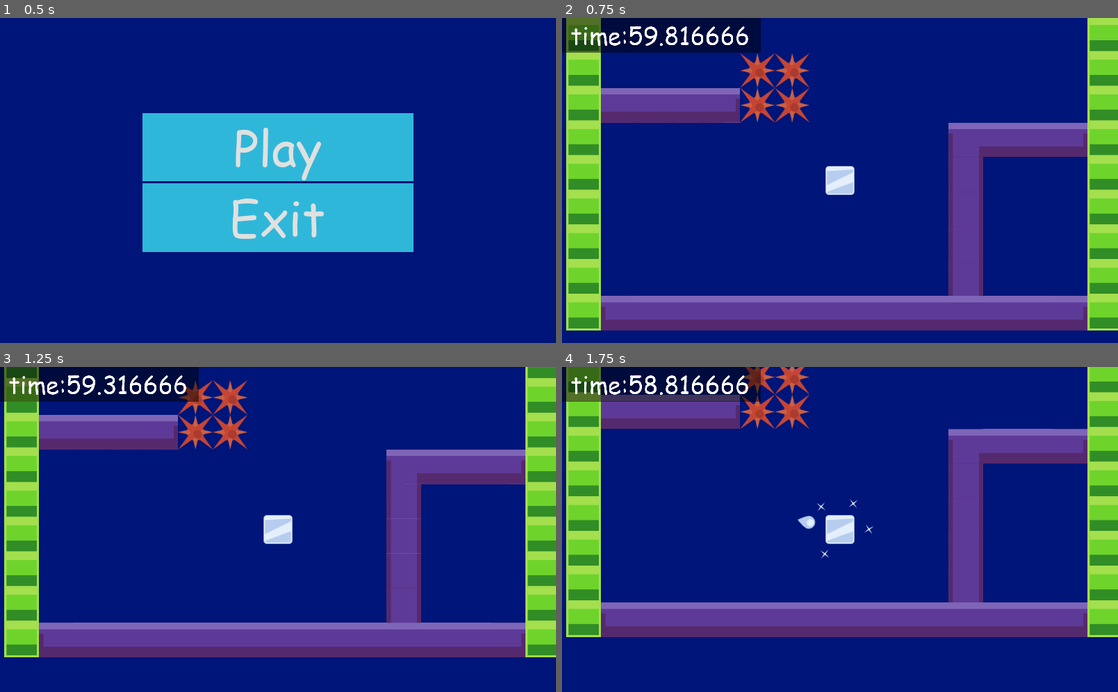
Above: before the commit, frames 1-4 (two rows, left to right).
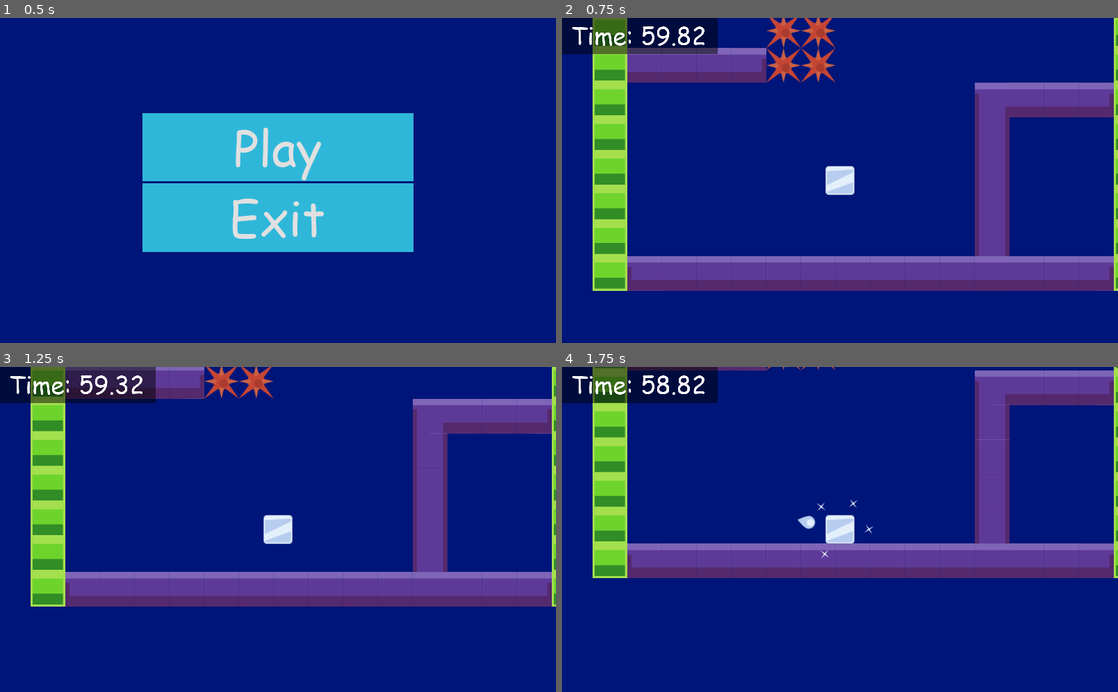
Above: after the commit, the same moments.

Repository: keith-ferney/sugar_cube
Game: Godot game, scene res://app/gui/main_menu.tscn
Two runs of this game, one before a commit and one after it. Both use one fixed random seed, a clock stepped at 60 frames per second and the inputs below.
Inputs:
- Up to frame 1 (0.5 s): no input
- Up to frame 2 (0.75 s): click "Play" at 0.5 s
- Up to frame 3 (1.25 s): no input
- Up to frame 4 (1.75 s): hold Space (charge) from 1.28 s (still down)

Frame 1 is identical in both runs. In frame 2, 48% of the frame differs, in the area x 0-100%, y 0-97%; in frame 3, 46%; in frame 4, 43%.

Commit message:
fix player movement

Diff:
--- /dev/null
+++ b/app/Main.tscn
@@ -0,0 +1,26 @@
+[gd_scene load_steps=2 format=2]
+
+[sub_resource type="GDScript" id=1]
+script/source = "extends Node
+
+
+# Declare member variables here. Examples:
+# var a = 2
+# var b = \"text\"
+
+
+# Called when the node enters the scene tree for the first time.
+func _ready():
+  self.add_child(preload(\"res://app/gui/main_menu.tscn\").instance())
+  pass # Replace with function body.
+
+
+# Called every frame. 'delta' is the elapsed time since the previous frame.
+#func _process(delta):
+#	pass
+"
+
+[node name="Main" type="Node"]
+script = SubResource( 1 )
+
+[node name="Main" type="Node2D" parent="."]
--- a/app/Test.tscn
+++ /dev/null
@@ -1,18 +0,0 @@
-[gd_scene load_steps=3 format=2]
-
-[ext_resource path="res://app/player.tscn" type="PackedScene" id=1]
-
-[sub_resource type="RectangleShape2D" id=1]
-extents = Vector2( 512.5, 25 )
-
-[node name="Node2D" type="Node2D"]
-
-[node name="Player" parent="." instance=ExtResource( 1 )]
-position = Vector2( 480, 448 )
-
-[node name="StaticBody2D" type="StaticBody2D" parent="."]
-position = Vector2( 512, 592 )
-
-[node name="CollisionShape2D" type="CollisionShape2D" parent="StaticBody2D"]
-position = Vector2( 0, -15 )
-shape = SubResource( 1 )
--- a/app/gui/Win.gd
+++ b/app/gui/Win.gd
@@ -2,5 +2,5 @@
 
 
 func win():
-	get_tree().paused = true
-	$Popup.show()
+  get_tree().paused = true
+  $Popup.show()
--- a/app/gui/nav_button.gd
+++ b/app/gui/nav_button.gd
@@ -5,4 +5,4 @@
 
 
 func _on_nav_button_pressed():
-	get_tree().change_scene_to(scene)
+  get_tree().change_scene_to(scene)
--- a/app/level_manager/level_manager.gd
+++ b/app/level_manager/level_manager.gd
@@ -7,12 +7,12 @@
 
 
 func process_level(command):
-	if has_method(command):
-		call(command)
+  if has_method(command):
+    call(command)
 
 func win():
-	get_tree().call_group("gui","win")
-	get_tree().change_scene("res://app/gui/winscene.tscn")
+  get_tree().call_group("gui","win")
+  get_tree().change_scene("res://app/gui/winscene.tscn")
 
 func death():
-	get_tree().change_scene("res://app/gui/death.tscn")
+  get_tree().change_scene("res://app/gui/death.tscn")
--- a/app/level_objects/death_timer.gd
+++ b/app/level_objects/death_timer.gd
@@ -8,14 +8,14 @@
 
 # Called when the node enters the scene tree for the first time.
 func _ready():
-	pass # Replace with function body.
+  pass # Replace with function body.
 
 func _process(delta):
-	$Label.text = "time:" + str($Timer.time_left)
+  $Label.text = "Time: " + str("%.2f" % $Timer.time_left)
 # Called every frame. 'delta' is the elapsed time since the previous frame.
 #func _process(delta):
 #	pass
 
 
 func _on_Timer_timeout():
-	$Label.modulate = Color.red
+  $Label.modulate = Color.red
--- a/app/level_objects/death_timer.tscn
+++ b/app/level_objects/death_timer.tscn
@@ -71,7 +71,7 @@
 [node name="ColorRect" type="ColorRect" parent="."]
 margin_right = 736.0
 margin_bottom = 128.0
-rect_scale = Vector2( 0.995917, 1 )
+rect_scale = Vector2( 0.778907, 1.03662 )
 color = Color( 0, 0, 0, 0.498039 )
 __meta__ = {
 "_edit_use_anchors_": false
@@ -81,7 +81,7 @@
 margin_left = 32.0
 margin_right = 416.0
 margin_bottom = 127.0
-text = "Time: %i"
+text = "Time: 00:00"
 __meta__ = {
 "_edit_use_anchors_": false
 }
--- /dev/null
+++ b/app/level_objects/player.gd
@@ -0,0 +1,71 @@
+extends RigidBody2D
+
+var base_charge = 100
+var charge = base_charge
+var limit = 400
+var limit_divisor = limit/2
+var multiplier = 2
+onready var chargeSprite = $Charge
+onready var pointer = $Pointer
+var frame = 0
+var frame_time = 0
+var torque = 1000
+var rotation_speed = 0.05
+
+func _ready():
+  hide_movement_indicators()
+
+func _physics_process(delta):
+  if Input.is_action_just_pressed("charge"):
+      rotation_speed = -rotation_speed
+  if Input.is_action_pressed("charge"):
+    show_movement_indicators()
+    calc_animation_frame(delta)
+    rotate_pointer()
+    self.apply_central_impulse(-self.linear_velocity * 0.1)
+    chargeSprite.rotate(.1)
+    if charge < limit:
+      charge = charge + multiplier
+
+  elif Input.is_action_just_released("charge"):
+    hide_movement_indicators()
+
+    frame = 0
+    self.apply_impulse(Vector2(0, 0), Vector2(0, -charge*2).rotated(pointer.get_global_rotation()))
+    torque = -torque
+    self.apply_torque_impulse(torque)
+    print_debug(charge)
+    charge = base_charge
+
+  chargeSprite.set_frame(frame)
+
+func show_movement_indicators():
+  pointer.show()
+  chargeSprite.show()
+
+func hide_movement_indicators():
+  pointer.hide()
+  chargeSprite.hide()
+
+func rotate_pointer():
+    pointer.rotate(rotation_speed)
+
+func calc_animation_frame(delta):
+  frame_time = frame_time + delta
+  if frame_time >= 0.1:
+    frame_time = 0
+    var frame_set = int(charge / limit_divisor)
+    match frame_set:
+      0:
+        if frame == 0: frame = 1
+        else: frame = 0
+      1:
+        if frame == 2: frame = 3
+        else: frame = 2
+      2:
+        if frame == 4: frame = 5
+        else: frame = 4
+
+# Called every frame. 'delta' is the elapsed time since the previous frame.
+#func _process(delta):
+#	pass
--- a/app/player.tscn
+++ b/app/level_objects/player.tscn
@@ -1,10 +1,10 @@
 [gd_scene load_steps=8 format=2]
 
 [ext_resource path="res://images/cube.png" type="Texture" id=1]
-[ext_resource path="res://app/player.gd" type="Script" id=2]
+[ext_resource path="res://app/level_objects/player.gd" type="Script" id=2]
 [ext_resource path="res://images/pointer.png" type="Texture" id=3]
 [ext_resource path="res://images/charge.png" type="Texture" id=4]
-[ext_resource path="res://app/Area2D.gd" type="Script" id=5]
+[ext_resource path="res://app/level_objects/Area2D.gd" type="Script" id=5]
 
 [sub_resource type="RectangleShape2D" id=1]
 extents = Vector2( 25, 24.5 )
@@ -13,7 +13,7 @@
 radius = 26.0192
 
 [node name="Player" type="RigidBody2D" groups=["player"]]
-gravity_scale = 2.0
+gravity_scale = 3.0
 script = ExtResource( 2 )
 
 [node name="Pointer" type="Node2D" parent="."]
@@ -43,7 +43,7 @@
 [node name="CollisionShape2D" type="CollisionShape2D" parent="."]
 shape = SubResource( 2 )
 
-[node name="Icon" type="Sprite" parent="CollisionShape2D"]
+[node name="PlayerSprite" type="Sprite" parent="CollisionShape2D"]
 scale = Vector2( 1.2, 1.2 )
 z_index = -1
 texture = ExtResource( 1 )
--- a/app/level_objects/tea_cup.gd
+++ b/app/level_objects/tea_cup.gd
@@ -5,5 +5,5 @@
 
 
 func _on_Area2D_body_entered(body):
-	if body.is_in_group("player"):
-		get_node("/root/LevelManager").process_level("win")
+  if body.is_in_group("player"):
+    get_node("/root/LevelManager").process_level("win")
--- a/app/levels/level.tscn
+++ b/app/levels/level.tscn
@@ -3,7 +3,7 @@
 [ext_resource path="res://images/Ground.png" type="Texture" id=1]
 [ext_resource path="res://resources/bounce.tres" type="TileSet" id=2]
 [ext_resource path="res://resources/spike.tres" type="TileSet" id=3]
-[ext_resource path="res://app/player.tscn" type="PackedScene" id=4]
+[ext_resource path="res://app/level_objects/player.tscn" type="PackedScene" id=4]
 [ext_resource path="res://music/suger_beat_mk3.wav" type="AudioStream" id=5]
 [ext_resource path="res://app/level_objects/death_timer.tscn" type="PackedScene" id=6]
 [ext_resource path="res://app/level_objects/tea_cup.tscn" type="PackedScene" id=7]
@@ -517,9 +517,6 @@
 position = Vector2( 537.472, 4594.43 )
 shape = SubResource( 50 )
 
-[node name="Player" parent="." instance=ExtResource( 4 )]
-position = Vector2( 504, 2664 )
-
 [node name="Music" type="AudioStreamPlayer" parent="."]
 stream = ExtResource( 5 )
 autoplay = true
@@ -530,3 +527,6 @@
 
 [node name="tea_cup" parent="." instance=ExtResource( 7 )]
 position = Vector2( 754.836, 263.495 )
+
+[node name="Player" parent="." instance=ExtResource( 4 )]
+position = Vector2( 456, 2736 )
--- a/app/player.gd
+++ /dev/null
@@ -1,76 +0,0 @@
-extends RigidBody2D
-
-
-# Declare member variables here. Examples:
-# var a = 2
-# var b = "text"
-var charge = 0
-var limit = 400
-var limit_divisor = limit/2
-var multiplier = 2
-var rotation_dirs = ["left", "right"]
-var rotation_dir = rotation_dirs[1]
-onready var chargeSprite = $Charge
-onready var pointer = $Pointer
-var frame = 0
-var frame_time = 0
-# Called when the node enters the scene tree for the first time.
-func _ready():
-
-	pass # Replace with function body.
-
-func _physics_process(delta):
-	pointer.hide()
-	chargeSprite.hide()
-	if Input.is_action_just_pressed("charge"):
-		if rotation_dir == rotation_dirs[1]:
-			rotation_dir = rotation_dirs[0]
-		else:
-			rotation_dir = rotation_dirs[1]
-	if Input.is_action_pressed("charge"):
-		self.apply_central_impulse(-self.linear_velocity * 0.1)
-		pointer.show()
-		chargeSprite.show()
-		chargeSprite.rotate(.1)
-		if charge < limit:
-			charge = charge + multiplier
-
-		calc_frame(delta)
-
-		if rotation_dir == "left":
-			pointer.rotate(-0.05)
-		else:
-			pointer.rotate(0.05)
-
-	elif Input.is_action_just_released("charge"):
-		frame = 0
-		self.apply_impulse(Vector2(0, 0), Vector2(0, -charge*2).rotated(pointer.get_global_rotation()))
-		var tqe = 1000
-		if rotation_dir == "left":
-			tqe = -1000
-		self.apply_torque_impulse(tqe)
-		print_debug(charge)
-		charge = 0
-
-	chargeSprite.set_frame(frame)
-
-
-func calc_frame(delta):
-	frame_time = frame_time + delta
-	if frame_time >= 0.1:
-		frame_time = 0
-		var frame_set = int(charge / limit_divisor)
-		match frame_set:
-			0:
-				if frame == 0: frame = 1
-				else: frame = 0
-			1:
-				if frame == 2: frame = 3
-				else: frame = 2
-			2:
-				if frame == 4: frame = 5
-				else: frame = 4
-
-# Called every frame. 'delta' is the elapsed time since the previous frame.
-#func _process(delta):
-#	pass
--- a/app/test_level_object.tscn
+++ /dev/null
@@ -1,20 +0,0 @@
-[gd_scene load_steps=5 format=2]
-
-[ext_resource path="res://app/level_objects/death_timer.tscn" type="PackedScene" id=1]
-[ext_resource path="res://app/level_objects/tea_cup.tscn" type="PackedScene" id=2]
-[ext_resource path="res://app/player.tscn" type="PackedScene" id=3]
-[ext_resource path="res://app/gui/Win.tscn" type="PackedScene" id=4]
-
-[node name="testlevelobject" type="Node2D"]
-
-[node name="Win" parent="." groups=[
-"gui",
-] instance=ExtResource( 4 )]
-
-[node name="death_timer" parent="." instance=ExtResource( 1 )]
-
-[node name="tea_cup" parent="." instance=ExtResource( 2 )]
-position = Vector2( 71.3524, 144.489 )
-
-[node name="Player" parent="." instance=ExtResource( 3 )]
-position = Vector2( 307.929, 72.4623 )
Renamed: app/Area2D.gd -> app/level_objects/Area2D.gd
